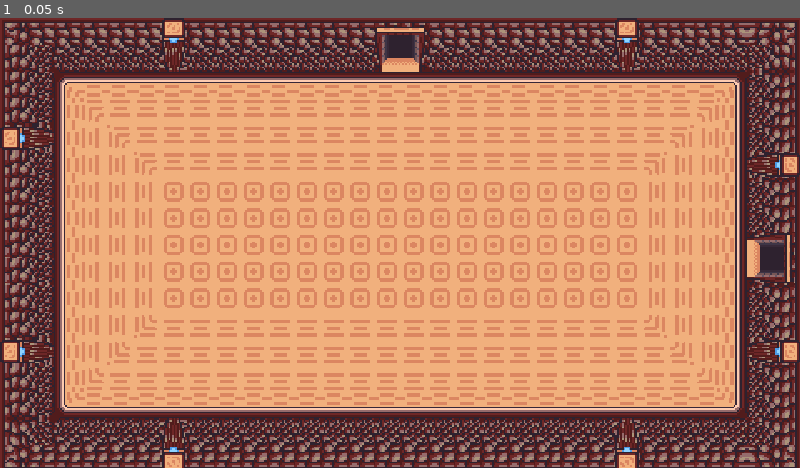
Above: before the commit, frame 1.
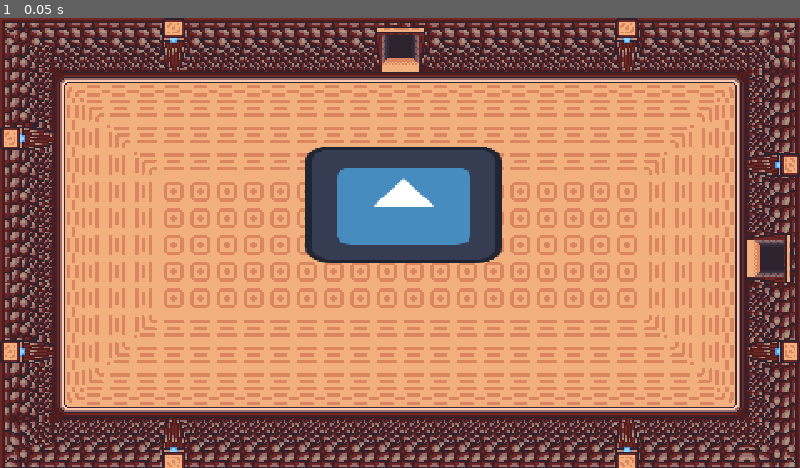
Above: after the commit, the same moment.

Repository: kikis05/SquirrelGame
Game: Godot game, scene res://Rooms/RoomsWithEnemies/StandardRoomNE-A.tscn
The game is run twice, just before and just after one commit, with the same random seed, the same clock (stepped at 60 frames per second) and the same inputs. This scene is started directly instead of the project's main scene. The engine's default icon, where the game draws it, is replaced by a stand-in: a white triangle on a blue panel in a dark square.
Inputs:
- Up to frame 1 (0.05 s): no input

The runs differ from the first frame. In frame 1, 6.3% of the frame differs, in the area x 38-63%, y 28-55%.

Commit message:
added more shops

Diff:
--- a/Rooms/RoomsWithEnemies/StandardRoomN-A-MosquitoDen.tscn
+++ b/Rooms/RoomsWithEnemies/StandardRoomN-A-MosquitoDen.tscn
@@ -197,17 +197,13 @@
 position = Vector2(240, 136)
 
 [node name="Mosquito Enemy2" parent="." instance=ExtResource("4_3w83r")]
-z_index = 1
 position = Vector2(246, 228)
 
 [node name="Mosquito Enemy4" parent="." instance=ExtResource("4_3w83r")]
-z_index = 1
 position = Vector2(175, 185)
 
 [node name="Mosquito Enemy3" parent="." instance=ExtResource("4_3w83r")]
-z_index = 1
 position = Vector2(328, 187)
 
 [node name="Mosquito Enemy" parent="." instance=ExtResource("4_3w83r")]
-z_index = 1
 position = Vector2(244, 161)
--- a/Rooms/RoomsWithEnemies/StandardRoomNE-A.tscn
+++ b/Rooms/RoomsWithEnemies/StandardRoomNE-A.tscn
@@ -1,7 +1,8 @@
-[gd_scene load_steps=8 format=4 uid="uid://l4v7avxachfk"]
+[gd_scene load_steps=9 format=4 uid="uid://l4v7avxachfk"]
 
 [ext_resource type="Texture2D" uid="uid://ct5rm6fgeven2" path="res://Rooms/DungeonAssets.png" id="1_qycxf"]
 [ext_resource type="Script" uid="uid://cip7l1do06wqa" path="res://Rooms/Door.gd" id="2_gxaop"]
+[ext_resource type="PackedScene" uid="uid://b40ev3jflvlam" path="res://shop.tscn" id="3_xkdhb"]
 
 [sub_resource type="TileSetAtlasSource" id="TileSetAtlasSource_2xtif"]
 texture = ExtResource("1_qycxf")
@@ -202,3 +203,7 @@
 
 [node name="SpawnPoint" type="Node2D" parent="."]
 position = Vector2(240, 136)
+
+[node name="Shop" parent="." instance=ExtResource("3_xkdhb")]
+z_index = 1
+position = Vector2(241, 147)
--- a/Rooms/StandardRoomScenes/StandardRoomN.tscn
+++ b/Rooms/StandardRoomScenes/StandardRoomShop2N.tscn
@@ -1,7 +1,8 @@
-[gd_scene load_steps=4 format=4 uid="uid://c0gaqe83sgr8j"]
+[gd_scene load_steps=5 format=4 uid="uid://c0gaqe83sgr8j"]
 
-[ext_resource type="TileSet" uid="uid://dijcthwd7lyow" path="res://assets/tiles/RoomTileset.tres" id="1_web6y"]
-[ext_resource type="Script" uid="uid://cip7l1do06wqa" path="res://Rooms/Door.gd" id="2_web6y"]
+[ext_resource type="TileSet" uid="uid://dijcthwd7lyow" path="res://assets/tiles/RoomTileset.tres" id="1_x5vbv"]
+[ext_resource type="Script" uid="uid://cip7l1do06wqa" path="res://Rooms/Door.gd" id="2_nh0n0"]
+[ext_resource type="PackedScene" uid="uid://b40ev3jflvlam" path="res://shop.tscn" id="3_e4lfu"]
 
 [sub_resource type="RectangleShape2D" id="RectangleShape2D_bajs0"]
 
@@ -22,3 +23,6 @@
 
 [node name="SpawnPoint" type="Node2D" parent="."]
 position = Vector2(240, 136)
+
+[node name="Shop" parent="." instance=ExtResource("3_e4lfu")]
+position = Vector2(240, 162)
--- a/Rooms/StandardRoomScenes/StandardRoomS.tscn
+++ b/Rooms/StandardRoomScenes/StandardRoomShop2S.tscn
@@ -1,7 +1,8 @@
-[gd_scene load_steps=4 format=4 uid="uid://coklprwvfwy2p"]
+[gd_scene load_steps=5 format=4 uid="uid://coklprwvfwy2p"]
 
-[ext_resource type="TileSet" uid="uid://dijcthwd7lyow" path="res://assets/tiles/RoomTileset.tres" id="1_i2qbg"]
-[ext_resource type="Script" uid="uid://cip7l1do06wqa" path="res://Rooms/Door.gd" id="2_i2qbg"]
+[ext_resource type="TileSet" uid="uid://dijcthwd7lyow" path="res://assets/tiles/RoomTileset.tres" id="1_upeut"]
+[ext_resource type="Script" uid="uid://cip7l1do06wqa" path="res://Rooms/Door.gd" id="2_drjsy"]
+[ext_resource type="PackedScene" uid="uid://b40ev3jflvlam" path="res://shop.tscn" id="3_7ybnv"]
 
 [sub_resource type="RectangleShape2D" id="RectangleShape2D_b701o"]
 
@@ -22,3 +23,6 @@
 
 [node name="SpawnPoint" type="Node2D" parent="."]
 position = Vector2(240, 136)
+
+[node name="Shop" parent="." instance=ExtResource("3_7ybnv")]
+position = Vector2(240, 103)
--- a/Rooms/StandardRoomScenes/StandardRoomW.tscn
+++ b/Rooms/StandardRoomScenes/StandardRoomShop2W.tscn
@@ -1,7 +1,8 @@
-[gd_scene load_steps=4 format=4 uid="uid://ckmpkp2olw6i1"]
+[gd_scene load_steps=5 format=4 uid="uid://ckmpkp2olw6i1"]
 
-[ext_resource type="TileSet" uid="uid://dijcthwd7lyow" path="res://assets/tiles/RoomTileset.tres" id="1_t0fgm"]
-[ext_resource type="Script" uid="uid://cip7l1do06wqa" path="res://Rooms/Door.gd" id="2_t0fgm"]
+[ext_resource type="TileSet" uid="uid://dijcthwd7lyow" path="res://assets/tiles/RoomTileset.tres" id="1_fmc3b"]
+[ext_resource type="Script" uid="uid://cip7l1do06wqa" path="res://Rooms/Door.gd" id="2_34nod"]
+[ext_resource type="PackedScene" uid="uid://b40ev3jflvlam" path="res://shop.tscn" id="3_byysw"]
 
 [sub_resource type="RectangleShape2D" id="RectangleShape2D_8xlwr"]
 
@@ -22,3 +23,6 @@
 
 [node name="SpawnPoint" type="Node2D" parent="."]
 position = Vector2(240, 136)
+
+[node name="Shop" parent="." instance=ExtResource("3_byysw")]
+position = Vector2(305, 181)
Not shown: 4 places in Rooms/RoomsWithEnemies/StandardRoomShopE.tscn that only renumber resources
Not shown: 4 places in Rooms/RoomsWithEnemies/StandardRoomShopS.tscn that only renumber resources
Not shown: 1 places in Rooms/StandardRoomScenes/StandardRoomShop2N.tscn that only renumber resources
Not shown: 1 places in Rooms/StandardRoomScenes/StandardRoomShop2S.tscn that only renumber resources
Not shown: 1 places in Rooms/StandardRoomScenes/StandardRoomShop2W.tscn that only renumber resources
